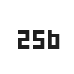
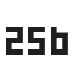
Comparing the layer stacks of the two 74 × 74 images. Changes:
painted on "256" over [left=6, top=27, right=68, bottom=55]
